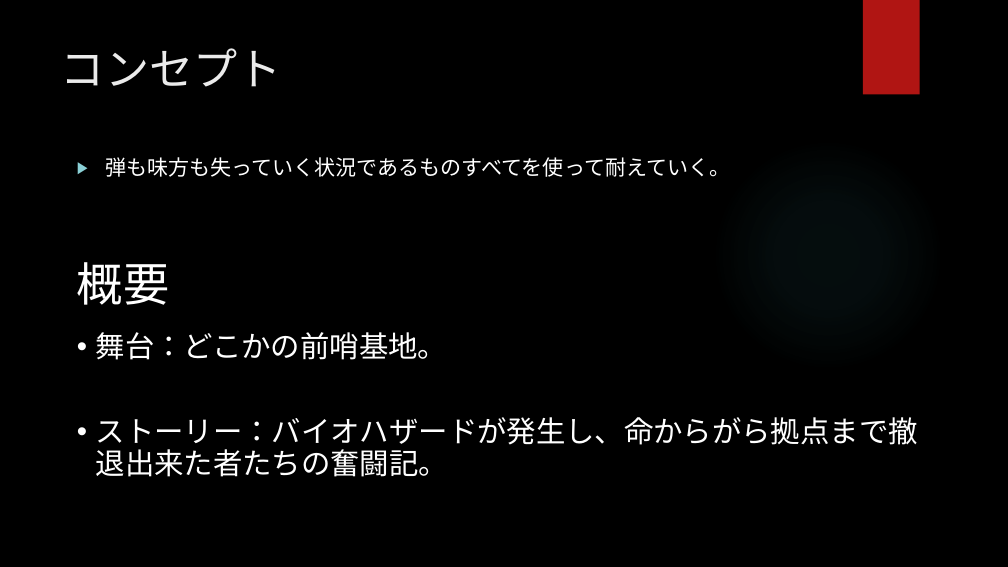
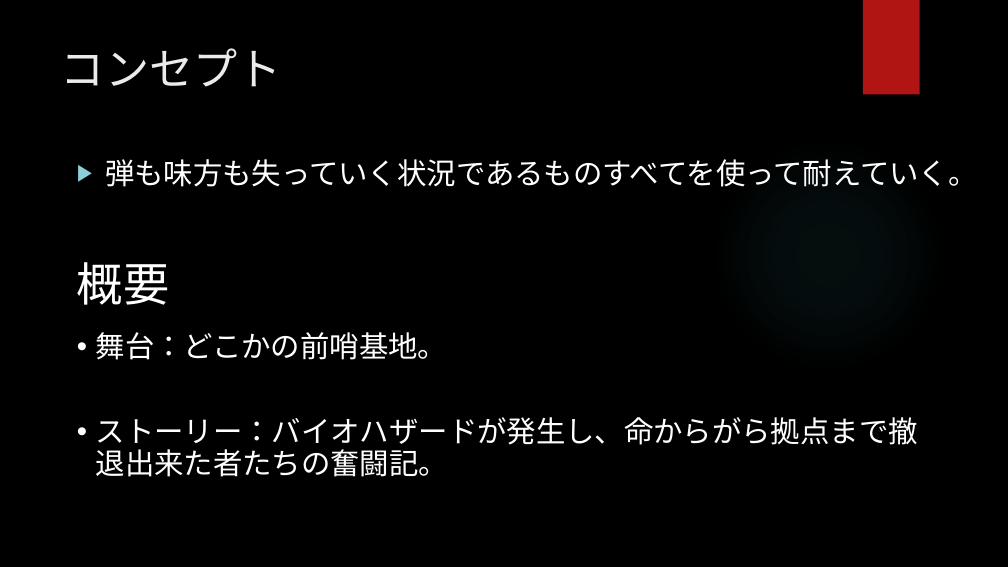
Before and after one commit to Aiko-Dornan/UE_TowerDeffense_Solo, a slide deck: slide 2 of ゲーム制作企画書.pptx. Drawn at 1008x567 pixels with LibreOffice and Linux fonts; fonts in the diff are those of the drawing; background and template pictures are left out. Boxes give left, top, right and bottom in pixels: in the first picture for what was removed or moved away, otherwise in the second. Text is boxed around its words. In the diff, an @@ line names an element or a change of style, - is before the commit and + after.

```diff
--- a/ゲーム制作企画書.pptx
+++ b/ゲーム制作企画書.pptx
@@ text "弾も味方も失っていく状況であるものすべてを使って耐えていく。" at [105, 159, 977, 187]: size 20 to 28 pt @@
```
Also in this commit, not shown: 2 other slides changed, 16 other files.
